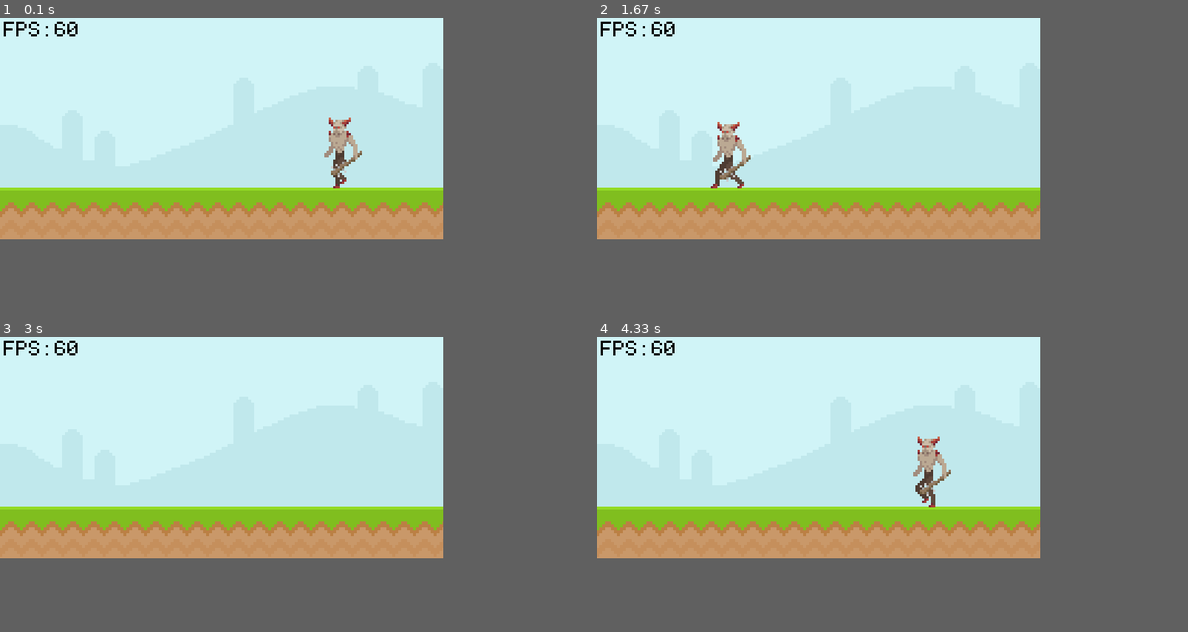
Above: before the commit, frames 1-4 (two rows, left to right).
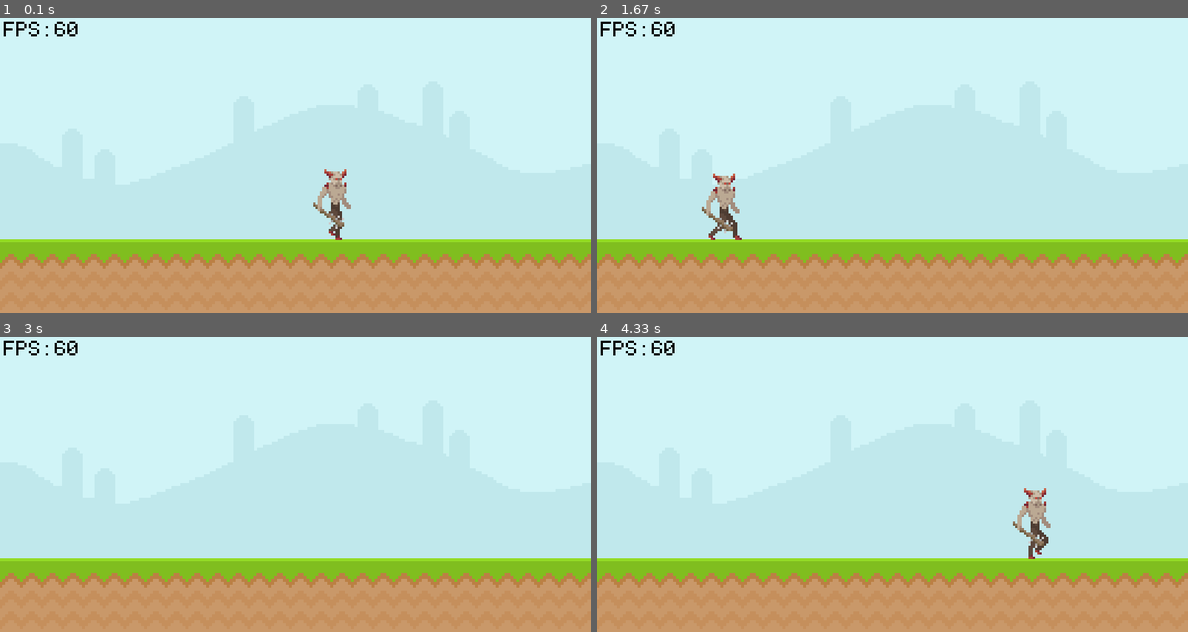
Above: after the commit, the same moments.

Repository: space-is-final-frontier/Pygame
Game: pygame game, started from Google Dino Pygame/Code/main.py
The game is run twice, just before and just after one commit, with the same random seed, the same clock (stepped at 60 frames per second) and the same inputs.
Inputs:
- Up to frame 1 (0.1 s): no input
- Up to frame 2 (1.67 s): no input
- Up to frame 3 (3 s): no input
- Up to frame 4 (4.33 s): no input
The window is 600x300 before the commit and 800x400 after it. Grey fills any space a smaller window leaves; there, only what the larger window draws over its background counts as a difference.

The runs differ from the first frame. In frame 1, 39% of the frame differs, in the area x 0-100%, y 33-100%; in frame 2, 39%; in frame 3, 38%; in frame 4, 39%.

Commit message:
Temporary experiment of animating & moving the Imp

Diff:
--- /dev/null
+++ b/Google Dino Pygame/Code/animation.py
@@ -0,0 +1,22 @@
+from variables import WALK_LIST
+
+def move(xpos, ypos, dx, dy, frames, img, img_ind):
+
+    frames += 1
+
+    if frames == 9:
+        img = WALK_LIST[img_ind]
+
+        if img_ind == 5:
+            img_ind = 0
+
+        else:
+            img_ind += 1
+
+        frames = 0
+
+
+    xpos = xpos + dx
+    ypos = ypos + dy
+
+    return xpos, ypos, frames, img, img_ind
--- a/Google Dino Pygame/Code/main.py
+++ b/Google Dino Pygame/Code/main.py
@@ -1,19 +1,21 @@
 import pygame
 from variables import *
 from sys import exit
+from animation import move
 
 pygame.init()   #Initialising pygame
 
 screen = pygame.display.set_mode((WIDTH, HEIGHT))   #Creating the display surface
 pygame.display.set_caption("Google Dino Pygame")    #Setting the caption
 
-clock = pygame.time.Clock()    #Creating the clock object
+clock = pygame.time.Clock()    #Creating the clock obimg_indect
 
-text_font = pygame.font.Font('Font\Pixeltype.ttf', 45)  #
+text_font = pygame.font.Font('Font\Pixeltype.ttf', 45)  #Creating the font
 
-sky_surface = pygame.image.load('Graphics\Sky.png').convert()
+sky_surface = pygame.image.load('Graphics\Sky.png').convert()    #Loading the various surfaces
 ground_surface = pygame.image.load('Graphics\Ground.png').convert()
-text_surface = text_font.render('FPS: 60', False, 'black')
+fps_counter = text_font.render('FPS: 60', False, 'black')
+
 
 while True:
 
@@ -22,31 +24,17 @@
             pygame.quit()
             exit()
 
-    screen.blit(sky_surface, (0, -25))
-    screen.blit(ground_surface, (0, 230))
-    screen.blit(text_surface, (5, 5))
+    screen.blit(sky_surface, (0, 0))
+    screen.blit(ground_surface, (0, 300))
+    screen.blit(fps_counter, (5, 5))
 
-    i += 1
-
-    if i == 9:
-
-        k = WALK_LIST[j]
-
-        if j == 5:
-            j = 0
-        else:
-            j += 1
-
-        i = 0
-
-    IMP_XPOS = IMP_XPOS + IMP_DX
-    IMP_YPOS = IMP_YPOS + IMP_DY
+    IMP_XPOS, IMP_YPOS, frames, img, img_ind = move(IMP_XPOS, IMP_YPOS, IMP_DX, IMP_DY, frames, img, img_ind)
 
     if IMP_XPOS <= -100:
-        IMP_XPOS = 650
+        IMP_XPOS = 800
 
-    imp_surface_unflipped = pygame.image.load('Graphics\Imp\walk_{}.png'.format(k))
-    imp_surface = pygame.transform.flip(imp_surface_unflipped, True, False)
+    imp_surface_unflipped = pygame.image.load('Graphics\Imp\walk_{}.png'.format(img)).convert_alpha()
+    imp_surface = pygame.transform.flip(imp_surface_unflipped, False, False)
 
     screen.blit(imp_surface, (IMP_XPOS, IMP_YPOS))
 
--- a/Google Dino Pygame/Code/variables.py
+++ b/Google Dino Pygame/Code/variables.py
@@ -1,14 +1,14 @@
-WIDTH = 600
-HEIGHT = 300
+WIDTH = 800
+HEIGHT = 400
 
 IMP_XPOS = 400
-IMP_YPOS = 105
+IMP_YPOS = 175
 
 IMP_DX = -3
 IMP_DY = 0
 
 WALK_LIST = [1, 2, 3, 4, 5, 6]
 
-i = 0
-j = 0
-k = WALK_LIST[0]
+frames = 0
+img_ind = 0
+img = WALK_LIST[0]
